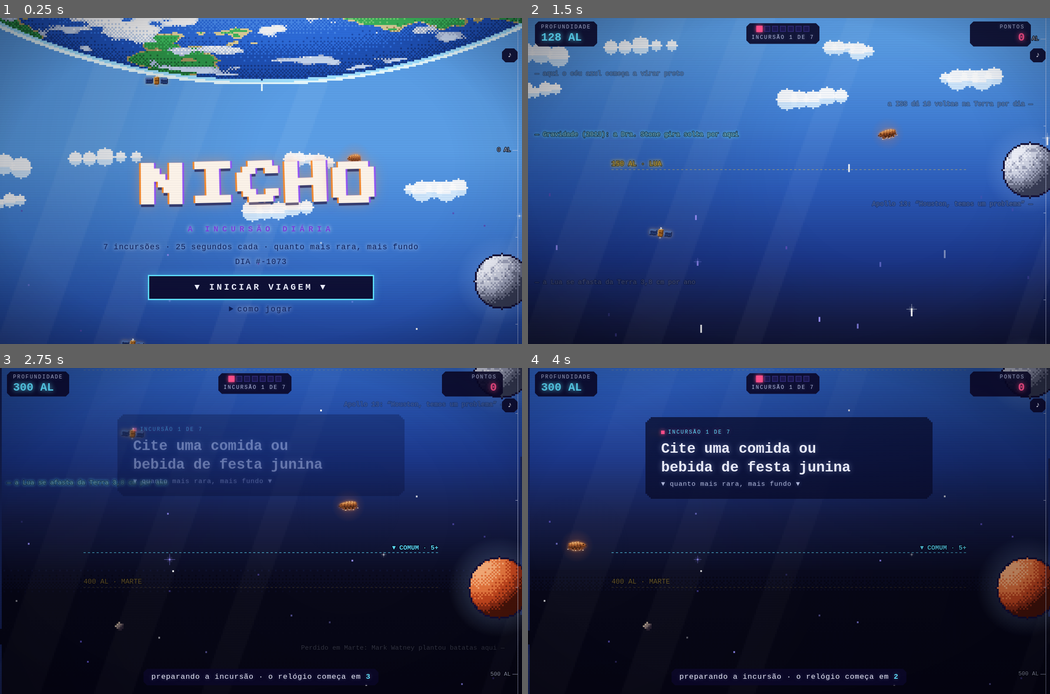
Above: before the commit, frames 1-4 (two rows, left to right).
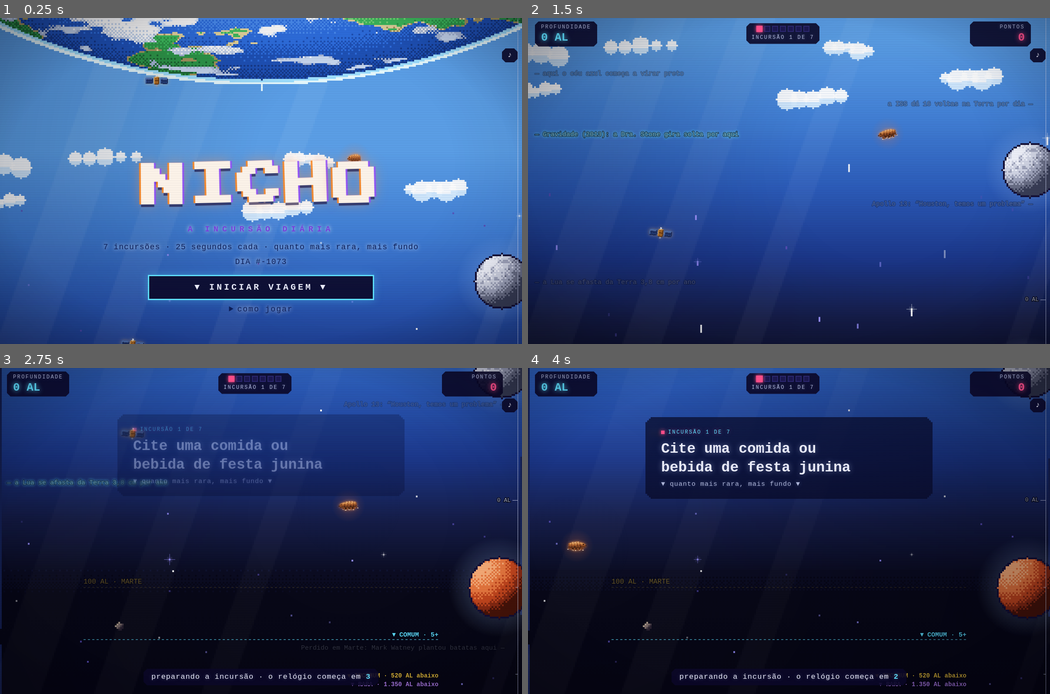
Above: after the commit, the same moments.

Repository: pedro1ace/nichoojogo
Game: browser game, page jogo/index.html
Same seed, same stepped clock (60 frames per second), same inputs: the game is played once before the commit and once after it.
Inputs:
- Up to frame 1 (0.25 s): no input
- Up to frame 2 (1.5 s): click "▼ INICIAR VIAGEM ▼" at 0.27 s; hold Right from 1.03 s (still down); tap Space at 1.1 s
- Up to frame 3 (2.75 s): release Right at 1.53 s; hold Down 1.58-1.85 s; tap Space at 1.6, 2.1, 2.6 s; hold Left 1.9-2.47 s; hold Up from 2.52 s (still down)
- Up to frame 4 (4 s): release Up at 2.82 s; hold Right 2.87-3.53 s; tap Space at 3.1, 3.6 s; hold Up 3.58-3.82 s; hold Left from 3.87 s (still down)

The runs differ from the first frame. In frame 1, less than 0.1% of the frame differs, in the area x 95-100%, y 39-94%; in frame 2, 0.5%; in frame 3, 0.7%, in the area x 2-100%, y 0-98%; in frame 4, 0.6%.

Commit message:
Distância e réguas começam em 0 no ponto de partida; marcos acima dele sem linha; óbvia e comum descem mais; setas das faixas que estão abaixo da tela; Voyager 1 e Pilares da Criação no fundo
Co-Authored-By: Claude Opus 5.5 (1M context) <noreply@anthropic.com>
Claude-Session: https://claude.ai/code/session_01RMtWH58epNxSVSB9XNG4Xh

Diff:
--- a/jogo/cena.js
+++ b/jogo/cena.js
@@ -16,11 +16,14 @@
 // óbvia quase não sai do lugar, comum desce um pouco, incomum bastante, rara muito.
 function viagem(pontos) {
   if (pontos <= 0) return 0;
-  if (pontos < 5) return 4 * pontos;
-  if (pontos < 20) return 60 + 8 * (pontos - 5);
-  if (pontos < 50) return 300 + 14 * (pontos - 20);
-  return 900 + 22 * (pontos - 50);
+  if (pontos < 5) return 40 + 12 * pontos; // óbvia: 52 a 88 AL, um passinho que dá para ver
+  if (pontos < 20) return 160 + 12 * (pontos - 5); // comum: 160 a 340
+  if (pontos < 50) return 520 + 18 * (pontos - 20); // incomum: 520 a 1.060
+  return 1350 + 26 * (pontos - 50); // rara: 1.350 em diante
 }
+// A viagem começa fora da atmosfera, já no céu escuro: ao iniciar, o tardígrado desce
+// da Terra até aqui. Distância e réguas contam a partir deste ponto (o "0").
+const AL_INICIAL = 300;
 const PX_POR_AL = 0.5; // pixels da cena por ano-luz
 const DURACAO_DESCIDA = 2400; // ms, igual para toda resposta
 
@@ -56,10 +59,12 @@
   { al: 3300, nome: "NETUNO", corpo: "netuno" },
   { al: 4200, nome: "PLUTÃO", corpo: "plutao" },
   { al: 5500, nome: "CINTURÃO DE KUIPER", cinturao: true },
+  { al: 6200, nome: "VOYAGER 1", voyager: true },
   { al: 7000, nome: "NUVEM DE OORT", cinturao: true },
   { al: 9000, nome: "ALFA CENTAURI", corpo: "estrela" },
   { al: 12000, nome: "NEBULOSA DE ÓRION", nebulosa: true },
   { al: 16000, nome: "BURACO NEGRO", corpo: "buraco" },
+  { al: 21000, nome: "PILARES DA CRIAÇÃO", pilares: true },
 ];
 const CURIOSIDADES = [
   [40, "aqui o céu azul começa a virar preto"],
@@ -934,6 +939,15 @@
         for (let i = 0; i < 40; i++) {
           desenharAsteroide(sorte(m.al, i) * L, y + (sorte(m.al, i + 50) - 0.5) * 30, Math.floor(sorte(m.al, i + 99) * 3), i);
         }
+      }
+      if (m.voyager) {
+        // a sonda mais distante já lançada, girando devagar, com a antena virada para a Terra
+        const pz = Math.max(2, Math.round(escala * 0.5));
+        desenharNave(naves.voyager, L * 0.26 * escala, naTelaTexto(m.al) + 30, pz, -0.25 + Math.sin(tempo * 0.2) * 0.08, "rgba(210, 225, 255, 0.5)");
+      }
+      if (m.pilares) {
+        const img = naves.pilares;
+        ctx.drawImage(img, Math.round(L * 0.66 - img.width / 2), y - Math.round(img.height * 0.55));
       }
       if (m.nebulosa) {
         for (let i = 0; i < 500; i++) {
@@ -1053,11 +1067,12 @@
     const alBase = camera.atual + (A - focoY) / PX_POR_AL;
     tx.fillStyle = corSuave;
     tx.fillRect(W - 10, 0, 1, H);
-    for (let al = Math.max(0, Math.ceil(alTopo / 100) * 100); al < alBase; al += 100) {
+    for (let al = Math.max(AL_INICIAL, Math.ceil(alTopo / 100) * 100); al < alBase; al += 100) {
       const y = naTelaTexto(al);
-      const grande = al % 500 === 0;
+      const d = al - AL_INICIAL;
+      const grande = d % 500 === 0;
       tx.fillRect(W - (grande ? 22 : 15), Math.round(y), grande ? 12 : 5, 1);
-      if (grande) escrever(`${al.toLocaleString("pt-BR")} AL`, W - 26, y, corSuave);
+      if (grande) escrever(`${d.toLocaleString("pt-BR")} AL`, W - 26, y, corSuave);
     }
 
     // marcos e curiosidades (escondidos na tela de início, para não brigar com o título)
@@ -1067,6 +1082,7 @@
     const yFoco = naTelaTexto(camera.atual);
     const aceso = (y) => Math.max(0, 1 - Math.abs(y - yFoco) / 110);
     for (const m of noInicio ? [] : MARCOS) {
+      if (m.al <= AL_INICIAL) continue; // acima do ponto de partida: só o cenário, sem linha
       const y = naTelaTexto(m.al);
       if (y < -20 || y > H + 20) continue;
       const k = aceso(y);
@@ -1075,7 +1091,7 @@
       tx.globalAlpha = 0.38 + 0.62 * k;
       if (cobertas.some(([a, b]) => y - 12 > a && y - 12 < b)) tx.globalAlpha = 0;
       if (k > 0.05 && !claro) { tx.shadowColor = "#ffd23f"; tx.shadowBlur = 12 * k; }
-      escrever(`${m.al.toLocaleString("pt-BR")} AL · ${m.nome}`, centro0, y - 12, claro ? "#7a4a00" : "#ffd23f");
+      escrever(`${(m.al - AL_INICIAL).toLocaleString("pt-BR")} AL · ${m.nome}`, centro0, y - 12, claro ? "#7a4a00" : "#ffd23f");
       tx.shadowBlur = 0;
       tx.globalAlpha = 1;
     }
@@ -1129,9 +1145,21 @@
     if (mostrarLinhas) {
       tx.textAlign = "right";
       tx.font = "14px 'Space Mono', monospace";
+      let abaixo = 0;
       for (const f of FAIXAS) {
         if (!f.min) continue;
         const y = naTelaTexto(rodadaAl + viagem(f.min));
+        // faixa que fica abaixo da tela: uma setinha presa embaixo diz até onde ela levaria
+        if (y > H - 40 && !acesas[f.id]) {
+          const yb = H - 22 - abaixo * 20;
+          abaixo++;
+          tx.globalAlpha = 0.9;
+          tx.font = "bold 14px 'Space Mono', monospace";
+          escrever(`▼ ${f.nome} · ${viagem(f.min).toLocaleString("pt-BR")} AL abaixo`, centro1, yb, f.cor, "rgba(0, 0, 16, 0.85)");
+          tx.font = "14px 'Space Mono', monospace";
+          tx.globalAlpha = 1;
+          continue;
+        }
         if (y < -20 || y > H + 20) continue;
         const acesa = acesas[f.id];
         if (acesa) {
--- a/jogo/jogo.js
+++ b/jogo/jogo.js
@@ -153,7 +153,8 @@
 };
 
 cena.aoQuadro((al) => {
-  $("distancia").textContent = `${numero(al)} AL`;
+  // a distância conta a partir do ponto de partida (o céu escuro), não da Terra
+  $("distancia").textContent = `${numero(Math.max(0, Math.round(al - AL_INICIAL)))} AL`;
   // os pontos sobem contando, junto com a descida
   if (estado.totalMostrado < estado.total) {
     estado.totalMostrado = Math.min(estado.total, estado.totalMostrado + Math.max(0.4, (estado.total - estado.totalMostrado) * 0.06));
@@ -198,7 +199,7 @@
     estado.historico = salvo.historico;
     estado.total = estado.totalMostrado = salvo.total;
     estado.rodada = salvo.historico.length;
-    cena.irPara(profundidade());
+    cena.irPara(AL_INICIAL + profundidade());
     if (salvo.historico.some((h) => h.supernova)) { cena.dourado(false); atualizarIconeAba(true); }
     $("pontos").textContent = numero(estado.total);
   }
@@ -216,13 +217,11 @@
 }
 
 // profundidade total do dia: soma da viagem de cada resposta
-// A viagem começa já fora da atmosfera: ao iniciar, o tardígrado desce da Terra até aqui
-// (onde o céu já é escuro) antes da primeira pergunta.
-const AL_INICIAL = 300;
 const DESCIDA_INICIAL = 2600;
 
+// Quanto você viajou hoje. A câmera fica em AL_INICIAL + isso (ver cena.js).
 function profundidade() {
-  return AL_INICIAL + estado.historico.reduce((soma, h) => soma + viagem(h.pontos), 0);
+  return estado.historico.reduce((soma, h) => soma + viagem(h.pontos), 0);
 }
 
 function mostrarPergunta(ligada) {
--- a/jogo/naves.js
+++ b/jogo/naves.js
@@ -121,5 +121,75 @@
   const cometa = tela(9, 9);
   esferaMini(cometa.getContext("2d"), 4.5, 4.5, 4.1, ["#4a2a8a", "#8a5ae0", "#c38bff", "#f4e8ff"]);
 
-  return { satelite, iss, lua, planeta, cometa };
+  // Voyager (30 x 18): a antena grande em prato, o corpo dourado e as hastes finas
+  const voyager = tela(30, 18);
+  {
+    const g = voyager.getContext("2d");
+    // hastes: magnetômetro comprido para a esquerda, gerador (RTG) para baixo à direita
+    g.fillStyle = METAL[1]; g.fillRect(0, 10, 13, 1);
+    g.fillStyle = METAL[2]; g.fillRect(0, 10, 4, 1);
+    g.fillStyle = METAL[1]; g.fillRect(16, 12, 1, 5); g.fillRect(17, 16, 6, 1);
+    bloco(g, 22, 15, 4, 3, METAL);
+    // corpo
+    bloco(g, 12, 9, 7, 5, OURO);
+    // prato da antena (visto meio de lado): elipse clara com sombra embaixo
+    for (let y = 0; y < 10; y++) for (let x = 6; x < 26; x++) {
+      const nx = (x + 0.5 - 15.5) / 9.6, ny = (y + 0.5 - 4.8) / 4.6, d = nx * nx + ny * ny;
+      if (d > 1) continue;
+      const t = d > 0.72 ? (ny < 0 ? 3 : 1) : ny < -0.2 ? 2 : 1;
+      g.globalAlpha = d > 0.85 ? 0.8 : 1;
+      g.fillStyle = BRANCO[t];
+      g.fillRect(x, y, 1, 1);
+    }
+    g.globalAlpha = 1;
+    g.fillStyle = BRANCO[0]; g.fillRect(15, 4, 2, 2); // receptor no meio do prato
+  }
+
+  // Pilares da Criação (90 x 130): três colunas de poeira escura com bordas acesas,
+  // sobre o brilho verde-dourado da nebulosa da Águia. Fica no fundo do jogo.
+  const pilares = tela(90, 130);
+  {
+    const g = pilares.getContext("2d");
+    const ruido = (x, y) => { const v = Math.sin(x * 12.9898 + y * 78.233) * 43758.5453; return v - Math.floor(v); };
+    // brilho da nebulosa: dourado em cima, verde-azulado embaixo, com dithering suave
+    for (let y = 0; y < 130; y++) for (let x = 0; x < 90; x++) {
+      const dx = (x - 45) / 46, dy = (y - 58) / 72, d = dx * dx + dy * dy;
+      if (d > 1) continue;
+      const a = (1 - d) * (0.5 + 0.2 * Math.sin(x * 0.21 + y * 0.13));
+      if (a < BAYER[(y & 3) * 4 + (x & 3)] * 0.9) continue;
+      const v = y / 130;
+      g.globalAlpha = Math.min(0.55, a * 0.7);
+      g.fillStyle = v < 0.35 ? "#e8c27a" : v < 0.6 ? "#8fc7a0" : "#3f8f96";
+      g.fillRect(x, y, 1, 1);
+    }
+    // colunas escuras: [x da base, largura na base, altura, inclinação]
+    const colunas = [[24, 24, 112, 0.12], [54, 17, 78, 0.05], [75, 13, 58, -0.05]];
+    for (const [bx, larg, alt, incl] of colunas) {
+      for (let k = 0; k < alt; k++) {
+        const y = 129 - k;
+        const f = k / alt;
+        const w = Math.max(3, larg * (1 - f * 0.6) + Math.sin(k * 0.33) * 1.6);
+        const cx = bx + k * incl + Math.sin(k * 0.11) * 1.8;
+        for (let x = Math.floor(cx - w / 2); x <= cx + w / 2; x++) {
+          const rx = (x - cx) / (w / 2);
+          // borda esquerda e o topo acesos pela luz das estrelas; o miolo é poeira escura
+          const borda = rx < -0.78 || f > 0.95;
+          const tom = borda ? "#e8a060" : rx < -0.4 ? "#6a3420" : rx < 0.3 ? "#42200f" : "#2c140a";
+          g.globalAlpha = k < 6 ? 0.5 + k * 0.08 : 1;
+          g.fillStyle = !borda && ruido(x, y) < 0.1 ? "#1e0c06" : tom;
+          g.fillRect(x, y, 1, 1);
+        }
+      }
+      g.globalAlpha = 0.9; g.fillStyle = "#ffe4b0";
+      g.fillRect(Math.round(bx + alt * incl + Math.sin(alt * 0.11) * 1.8) - 1, 129 - alt, 3, 1);
+    }
+    // estrelinhas na frente
+    g.globalAlpha = 1;
+    for (let i = 0; i < 26; i++) {
+      g.fillStyle = i % 4 ? "#ffffff" : "#ffd890";
+      g.fillRect(Math.floor(ruido(i, 3) * 90), Math.floor(ruido(i, 9) * 130), 1, 1);
+    }
+  }
+
+  return { satelite, iss, lua, planeta, cometa, voyager, pilares };
 }
Not shown, changed: jogar.html
